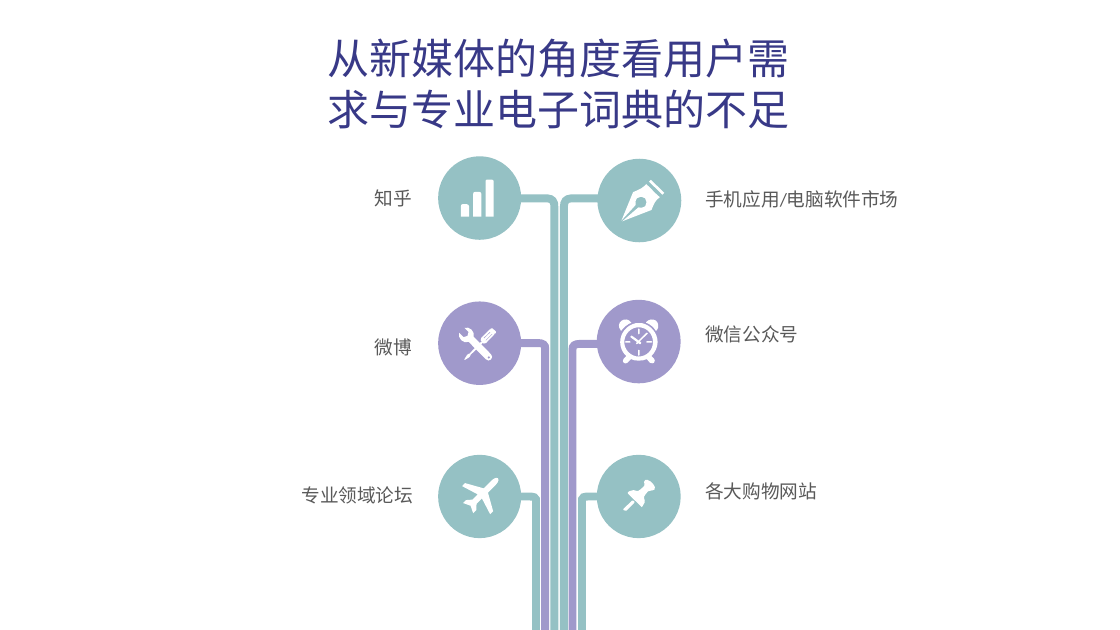
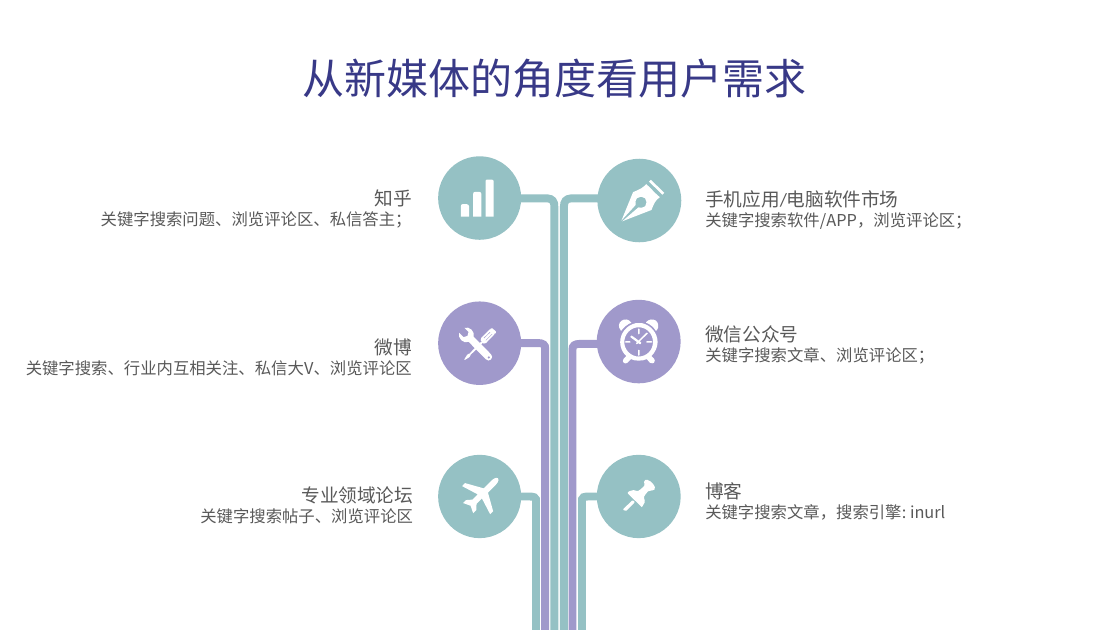
Before and after one commit to peijiawen98/TLK_1107, a slide deck: slide 13 of 电子词典需求分析.pptx. Drawn at 1120x630 pixels with LibreOffice and Linux fonts; fonts in the diff are those of the drawing. Boxes give left, top, right and bottom in pixels: in the first picture for what was removed or moved away, otherwise in the second. Text is boxed around its words. In the diff, an @@ line names an element or a change of style, - is before the commit and + after.

```diff
--- a/电子词典需求分析.pptx
+++ b/电子词典需求分析.pptx
@@ text at [303,58,807,98]: text changed @@
-从新媒体的角度看用户需求与专业电子词典的不足
+从新媒体的角度看用户需求
@@ text "知乎": place and size @@
-text "知乎" at [375,189,412,207]
+text "知乎" at [101,189,412,227]
@@ text at [101,211,412,227]: paragraph added @@
+关键字搜索问题、浏览评论区、私信答主；
@@ text at [705,212,971,229]: paragraph added @@
+关键字搜索软件/APP，浏览评论区；
@@ text "微博": place and size @@
-text "微博" at [375,338,412,356]
+text "微博" at [26,338,412,376]
@@ text at [705,347,934,364]: paragraph added @@
+关键字搜索文章、浏览评论区；
@@ text at [26,360,412,376]: paragraph added @@
+关键字搜索、行业内互相关注、私信大V、浏览评论区
@@ text "专业领域论坛": place and size @@
-text "专业领域论坛" at [302,486,414,504]
+text "专业领域论坛" at [200,486,414,524]
@@ text at [200,508,413,524]: paragraph added @@
+关键字搜索帖子、浏览评论区
@@ text at [705,482,945,520]: text changed; size 16 to 14 pt; font Calibri to Noto Sans CJK SC @@
-各大购物网站
+博客
+关键字搜索文章，搜索引擎: inurl
```
Also in this commit, not shown: 1 other file.
